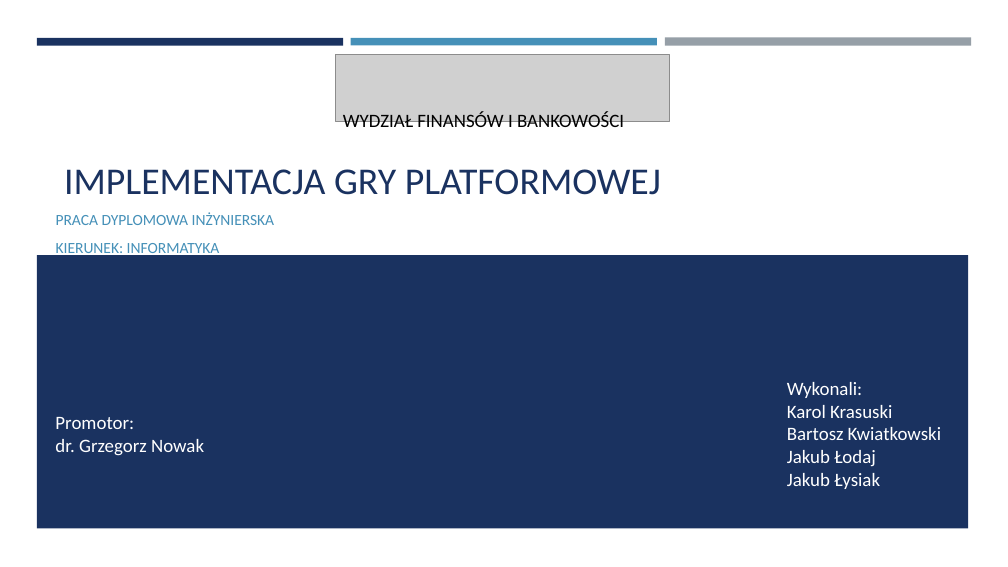
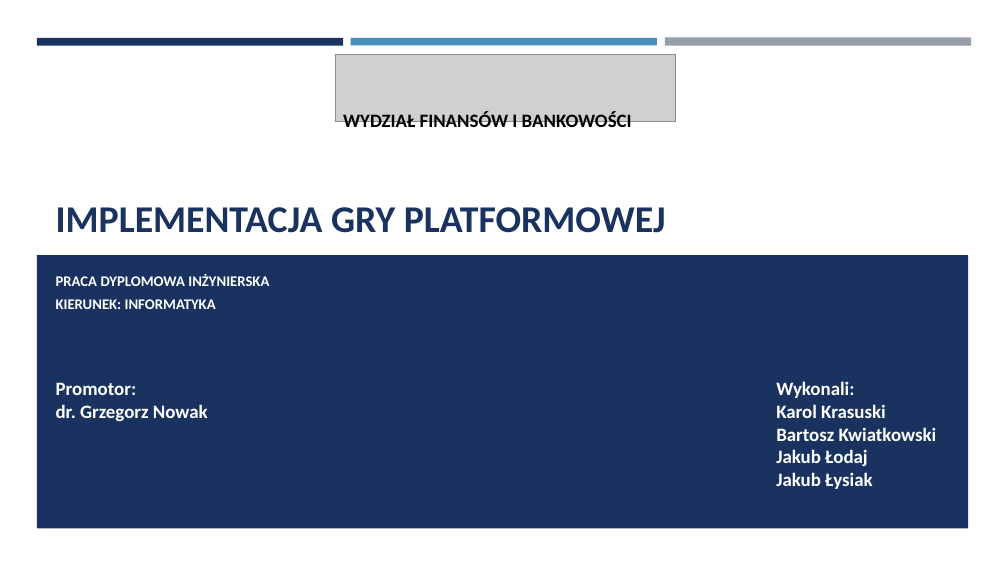
Before and after one commit to kwiat323/Praca_Inzynierska, a slide deck: slide 1 of Prezentacja/Prezentacja pracy dyplomowej.pptx. Drawn at 1008x567 pixels with LibreOffice and Linux fonts; fonts in the diff are those of the drawing; grey boxes stand for pictures. Boxes give left, top, right and bottom in pixels: in the first picture for what was removed or moved away, otherwise in the second. Text is boxed around its words. In the diff, an @@ line names an element or a change of style, - is before the commit and + after.

```diff
--- a/Prezentacja/Prezentacja pracy dyplomowej.pptx
+++ b/Prezentacja/Prezentacja pracy dyplomowej.pptx
@@ picture: place and size @@
-picture at bbox=[336, 54, 670, 123]
+picture at bbox=[336, 54, 676, 123]
@@ title "IMPLEMENTACJA GRY PLATFORMOWEJ": place and size @@
-title "IMPLEMENTACJA GRY PLATFORMOWEJ" at bbox=[64, 169, 661, 195]
+title "IMPLEMENTACJA GRY PLATFORMOWEJ" at bbox=[56, 207, 666, 233]
@@ subtitle "PRACA DYPLOMOWA INŻYNIERSKA": place and size @@
-subtitle "PRACA DYPLOMOWA INŻYNIERSKA" at bbox=[56, 212, 274, 258]
+subtitle "PRACA DYPLOMOWA INŻYNIERSKA" at bbox=[56, 273, 269, 309]
@@ subtitle "PRACA DYPLOMOWA INŻYNIERSKA" at bbox=[56, 273, 269, 309]: size 14.8 to 14 pt, text colour #4590B8 to #FFFFFF, bold on; line spacing 1 to 0.8; less space between paragraphs @@
@@ bold on in 4 elements at bbox=[343, 111, 632, 132], bbox=[776, 381, 937, 489], bbox=[56, 207, 666, 233], bbox=[56, 382, 208, 421] @@
@@ text "Promotor:": place and size @@
-text "Promotor:" at bbox=[55, 417, 204, 456]
+text "Promotor:" at bbox=[56, 382, 208, 421]
@@ text "Wykonali:": place and size @@
-text "Wykonali:" at bbox=[787, 382, 941, 489]
+text "Wykonali:" at bbox=[776, 381, 937, 489]
```
Also in this commit, not shown: 4 other slides changed, 9 slides added, 2 slides removed, 1 other file.
